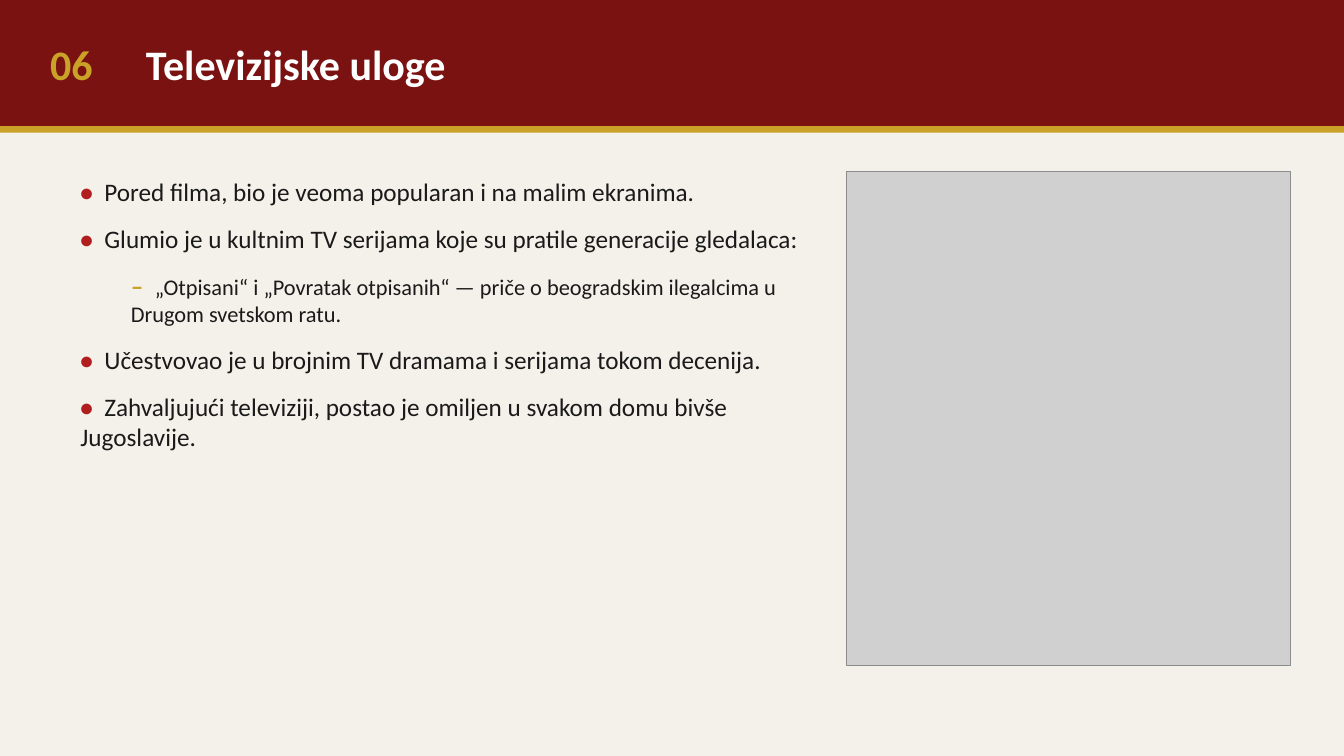
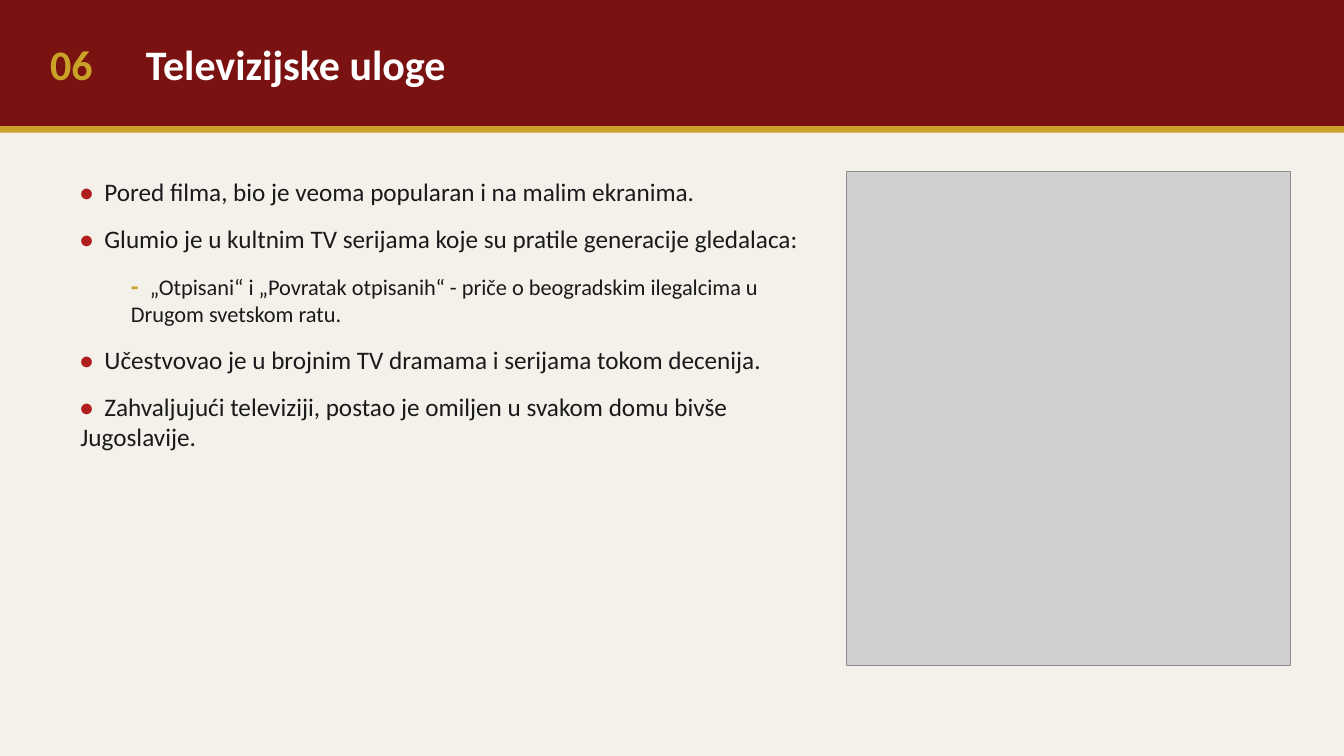
Before and after one commit to voker044/sumski_kutak, a slide deck: slide 6 of Bata_Zivojinovic_prezentacija.pptx. Drawn at 1344x756 pixels with LibreOffice and Linux fonts; fonts in the diff are those of the drawing; grey boxes stand for pictures. Boxes give left, top, right and bottom in pixels: in the first picture for what was removed or moved away, otherwise in the second. Text is boxed around its words. In the diff, an @@ line names an element or a change of style, - is before the commit and + after.

```diff
--- a/Bata_Zivojinovic_prezentacija.pptx
+++ b/Bata_Zivojinovic_prezentacija.pptx
@@ text at (131, 279, 758, 326): text changed @@
-  – „Otpisani“ i „Povratak otpisanih“ — priče o beogradskim ilegalcima u Drugom svetskom ratu.
+  - „Otpisani“ i „Povratak otpisanih“ - priče o beogradskim ilegalcima u Drugom svetskom ratu.
```
Also in this commit, not shown: 8 other slides changed, 1 other file.
